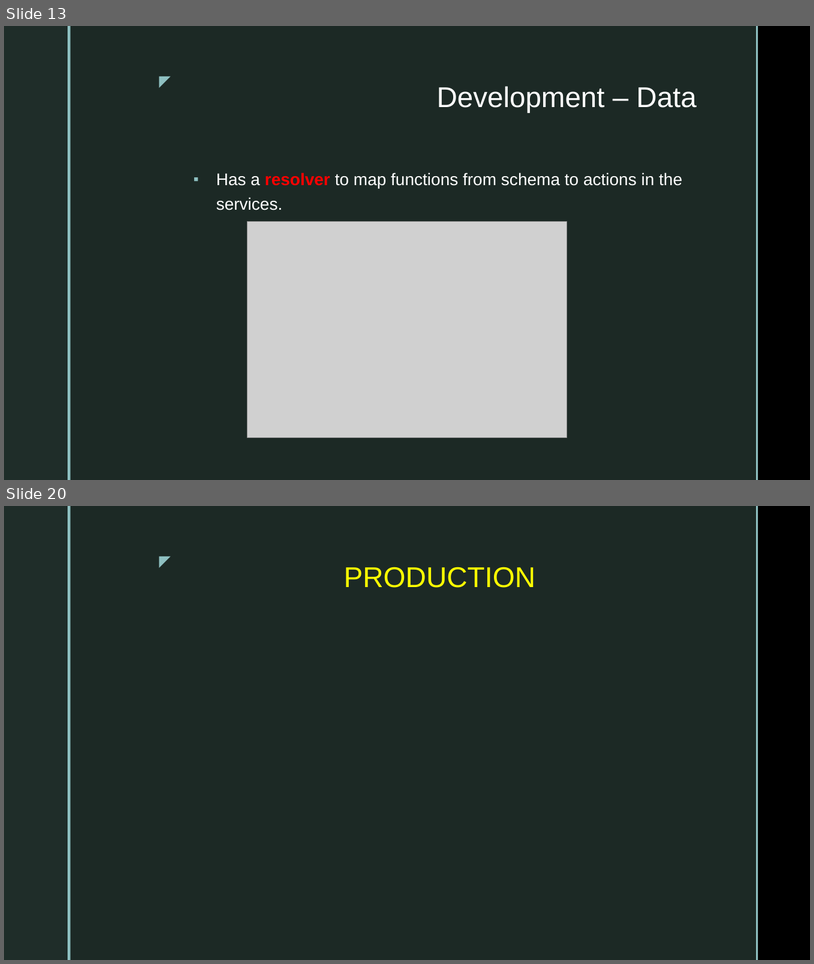
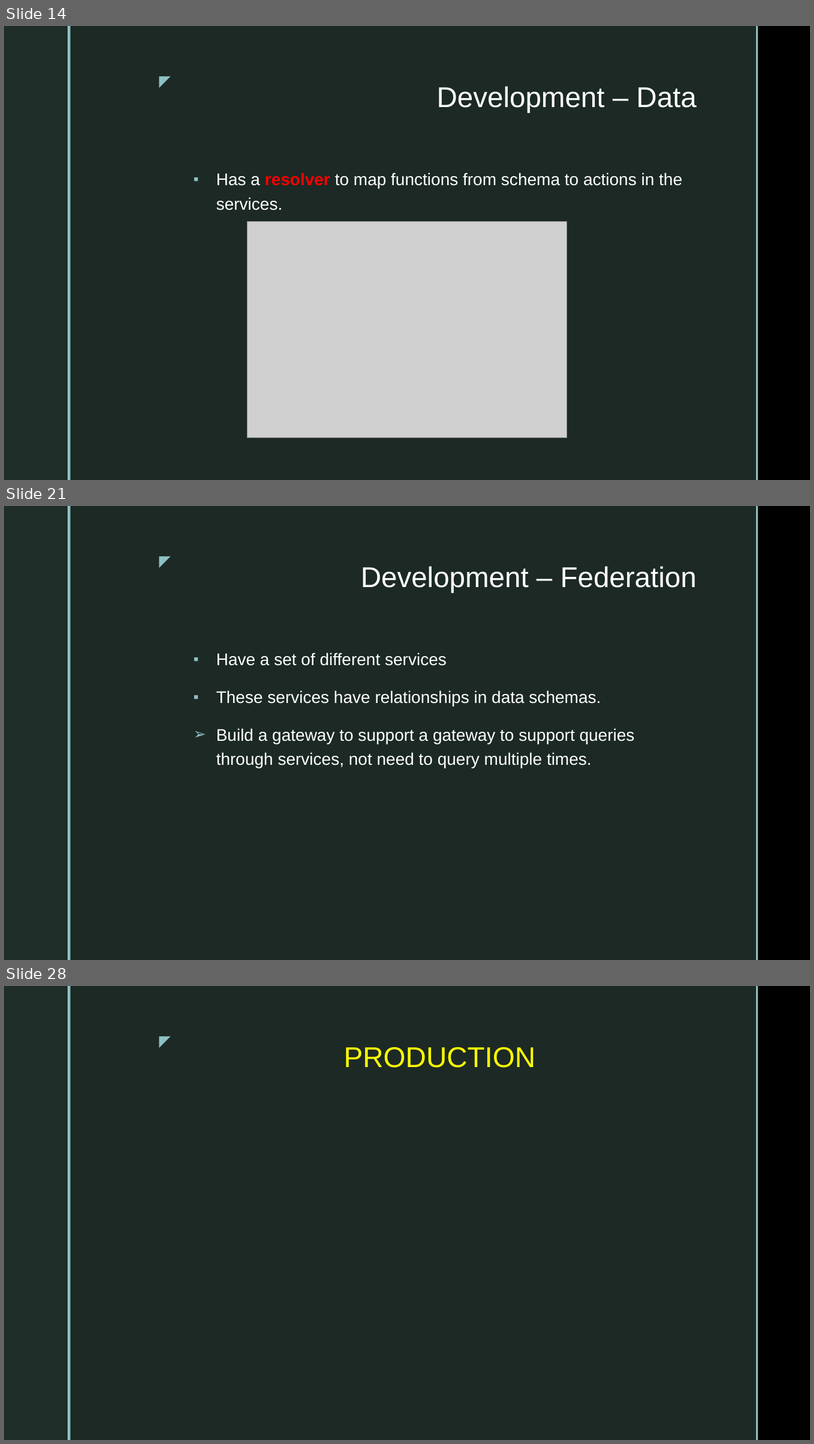
Before and after one commit to dtvu94/Apollo-Server-Client, a slide deck: Docs/Apollo_Server.pptx. Shown one above the other, each under a label of ours: slides 13 and 20 before the commit, slides 14, 21 and 28 after it; the slides between them are not shown. The pictures are 814x964 and 814x1444 pixels, drawn with LibreOffice and Linux fonts; fonts in the diff are those of the drawing; grey boxes stand for pictures; background and template pictures are left out. Boxes give left, top, right and bottom in pixels: in the first picture for what was removed or moved away, otherwise in the second. Text is boxed around its words. In the diff, an @@ line names an element or a change of style, - is before the commit and + after.

```diff
--- a/Docs/Apollo_Server.pptx
+++ b/Docs/Apollo_Server.pptx
@@ slide 21 added at (x1=4, y1=506, x2=810, y2=960), background picture (left out); not listed: 5 template elements that a slide beside it also shows @@
@@ title added at (x1=361, y1=566, x2=697, y2=592), 34 pt, text #FFFFFF @@
+Development – Federation
@@ text added at (x1=216, y1=652, x2=635, y2=768), 20 pt, text #FFFFFF @@
+▪ Have a set of different services
+▪ These services have relationships in data schemas.
+➢ Build a gateway to support a gateway to support queries through services, not need to query multiple times.
@@ what was slide 13 is now slide 14 @@
@@ what was slide 20 is now slide 28 @@
```
Also in this commit, not shown: 11 slides changed, 14 other slides added, 1 slide removed, 11 other files.
